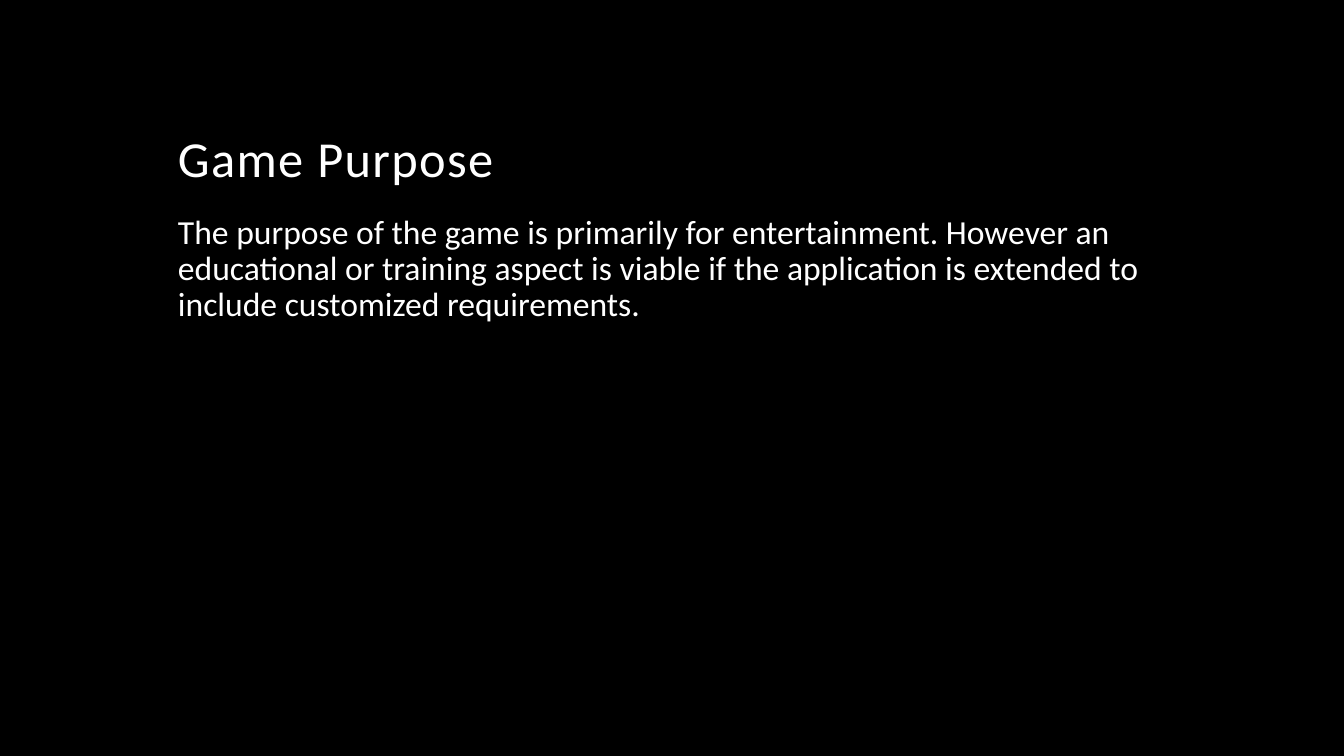
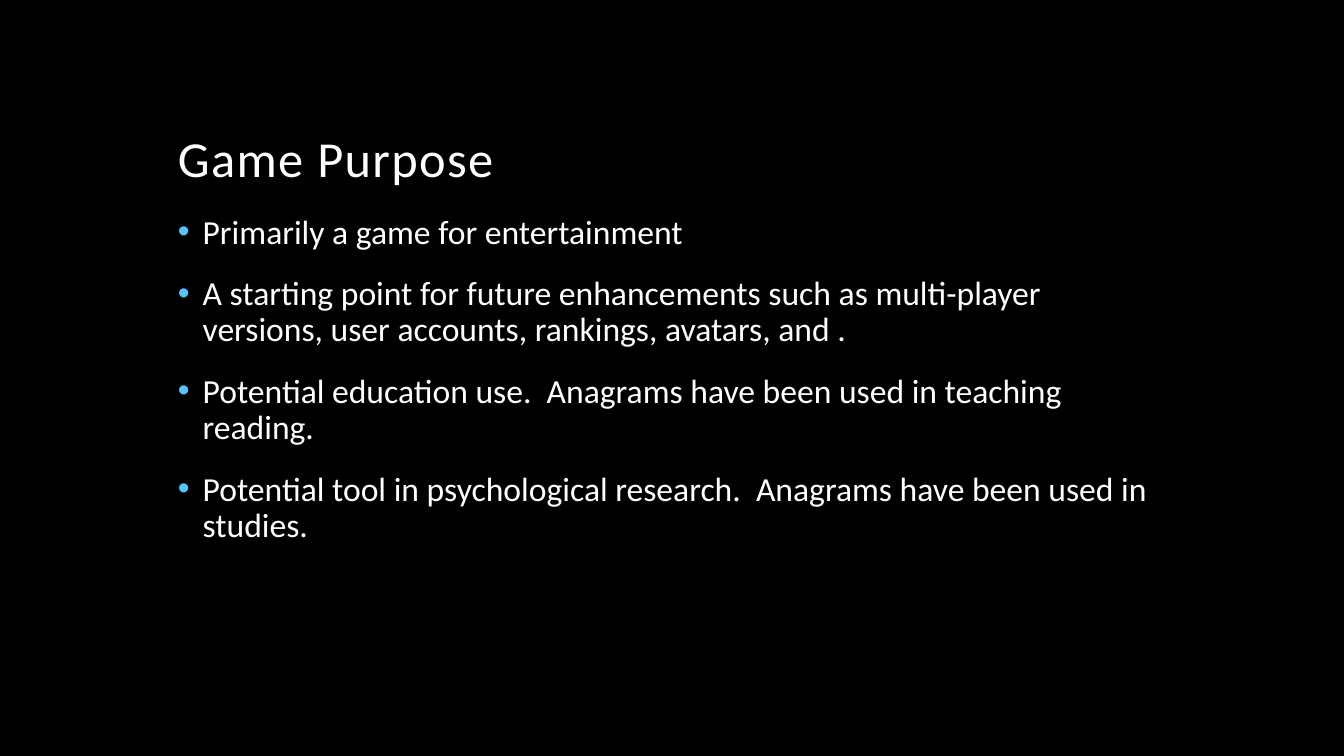
Before and after one commit to CoreyDH/Rangama, a slide deck: slide 4 of Anagram Presentation.pptx. Drawn at 1344x756 pixels with LibreOffice and Linux fonts; fonts in the diff are those of the drawing; background and template pictures are left out. Boxes give left, top, right and bottom in pixels: in the first picture for what was removed or moved away, otherwise in the second. Text is boxed around its words. In the diff, an @@ line names an element or a change of style, - is before the commit and + after.

```diff
--- a/Anagram Presentation.pptx
+++ b/Anagram Presentation.pptx
@@ text at (x1=203, y1=220, x2=1146, y2=538): text changed @@
-The purpose of the game is primarily for entertainment. However an educational or training aspect is viable if the application is extended to include customized requirements.
+• Primarily a game for entertainment
+• A starting point for future enhancements such as multi-player versions, user accounts, rankings, avatars, and .
+• Potential education use. Anagrams have been used in teaching reading.
+• Potential tool in psychological research. Anagrams have been used in studies.
```
Also in this commit, not shown: 3 other slides changed, 2 slides added, 5 other files.
